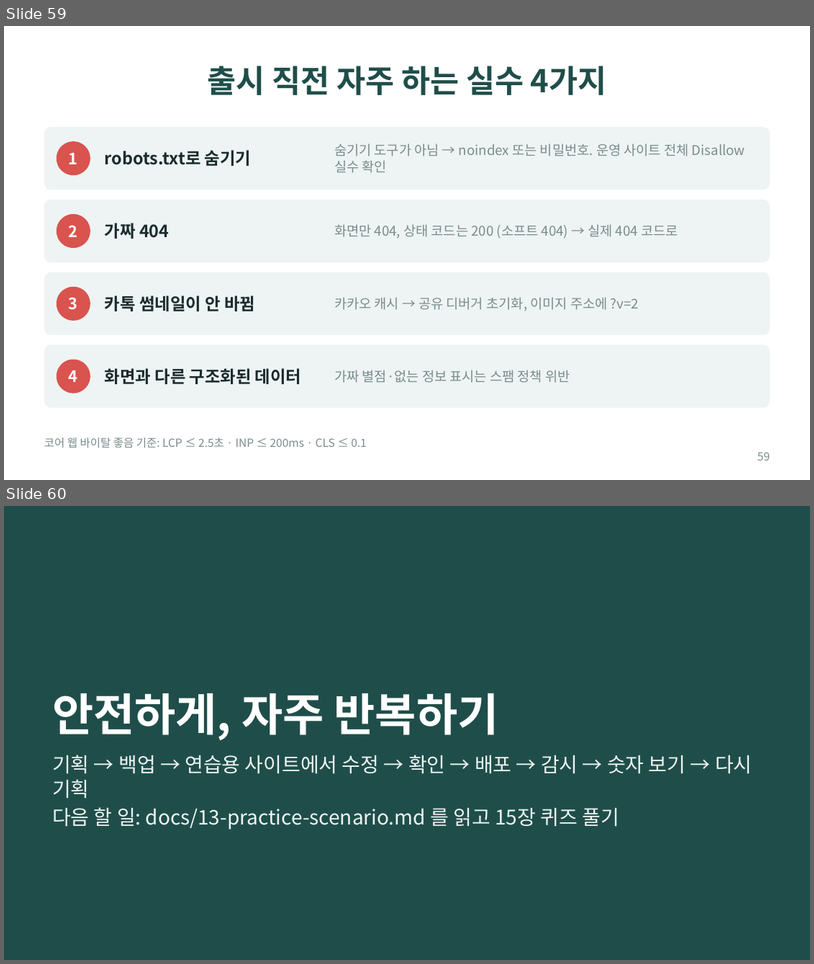
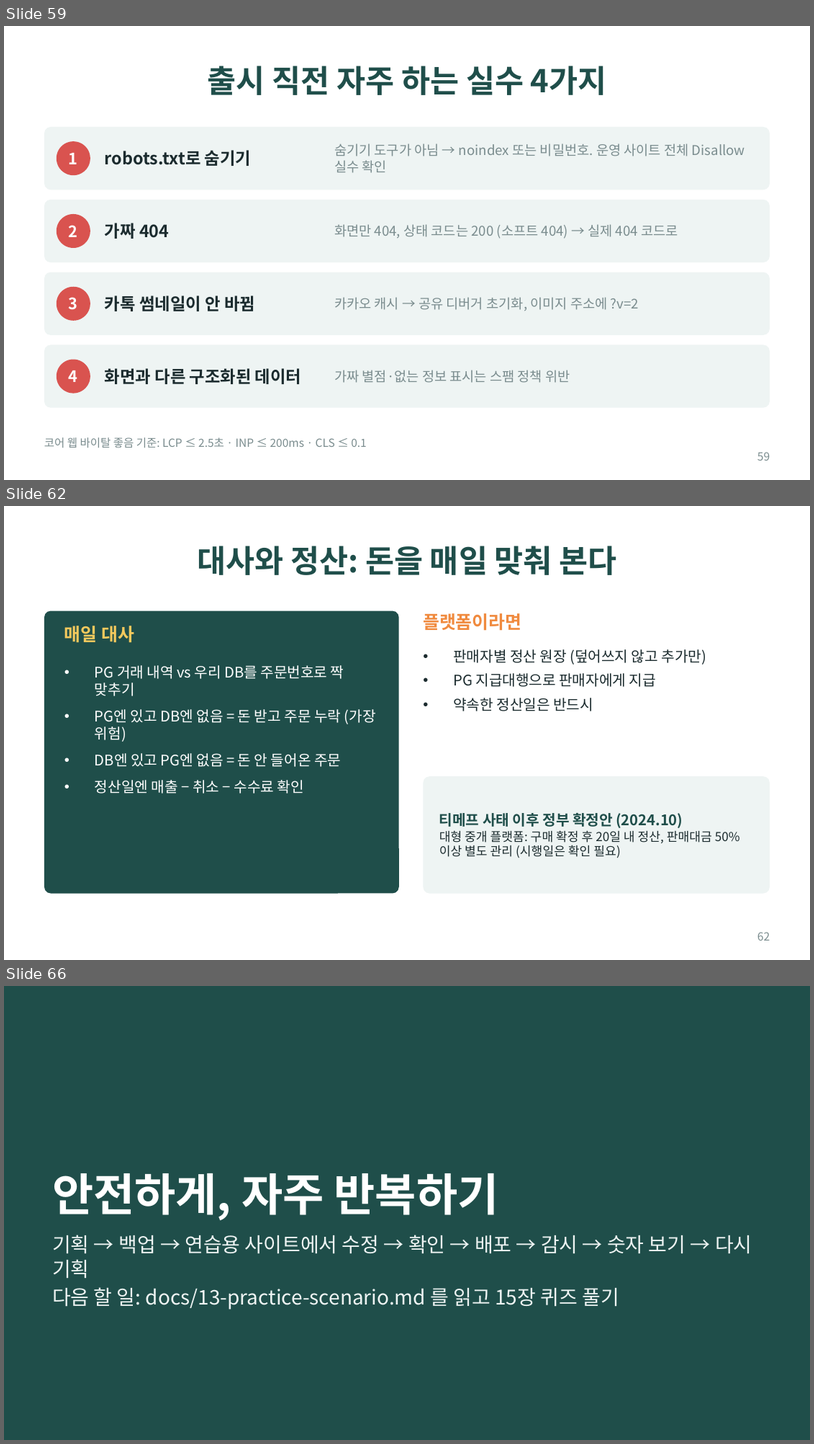
Before and after one commit to bincodin-ko/stanford-study, a slide deck: slides/internet-business-101.pptx. Shown one above the other, each under a label of ours: slides 59 and 60 before the commit, slides 59, 62 and 66 after it; the slides between them are not shown. The pictures are 814x964 and 814x1444 pixels, drawn with LibreOffice and Linux fonts; fonts in the diff are those of the drawing. Boxes give left, top, right and bottom in pixels: in the first picture for what was removed or moved away, otherwise in the second. Text is boxed around its words. In the diff, an @@ line names an element or a change of style, - is before the commit and + after.

```diff
--- a/slides/internet-business-101.pptx
+++ b/slides/internet-business-101.pptx
@@ slide 62 added at (4,506,810,960), background #FFFFFF @@
@@ title added at (197,546,617,575), 28 pt, text #1F4E4A, bold @@
+대사와 정산: 돈을 매일 맞춰 본다
@@ rounded rectangle added at (44,611,399,893), fill #1F4E4A @@
@@ text added at (423,613,522,631), 16 pt, text #F08A3E, bold @@
+플랫폼이라면
@@ text added at (64,626,134,643), 16 pt, text #F4C95D, bold @@
+매일 대사
@@ text added at (453,649,707,711), 13 pt, text #1B2B2E @@
+• 판매자별 정산 원장 (덮어쓰지 않고 추가만)
+• PG 지급대행으로 판매자에게 지급
+• 약속한 정산일은 반드시
@@ text added at (95,665,376,793), 13 pt, text #FFFFFF @@
+• PG 거래 내역 vs 우리 DB를 주문번호로 짝 맞추기
+• PG엔 있고 DB엔 없음 = 돈 받고 주문 누락 (가장 위험)
+• DB엔 있고 PG엔 없음 = 돈 안 들어온 주문
+• 정산일엔 매출 − 취소 − 수수료 확인
@@ rounded rectangle added at (423,776,770,893), fill #EEF4F3 @@
@@ text added at (440,813,741,857), 11 pt, text #1B2B2E @@
+티메프 사태 이후 정부 확정안 (2024.10)
+대형 중개 플랫폼: 구매 확정 후 20일 내 정산, 판매대금 50% 이상 별도 관리 (시행일은 확인 필요)
@@ page number added at (758,932,770,940), 10 pt, text #7A8C8E @@
+62
@@ what was slide 60 is now slide 66 @@
```
Also in this commit, not shown: 5 other slides added, 10 other files.
